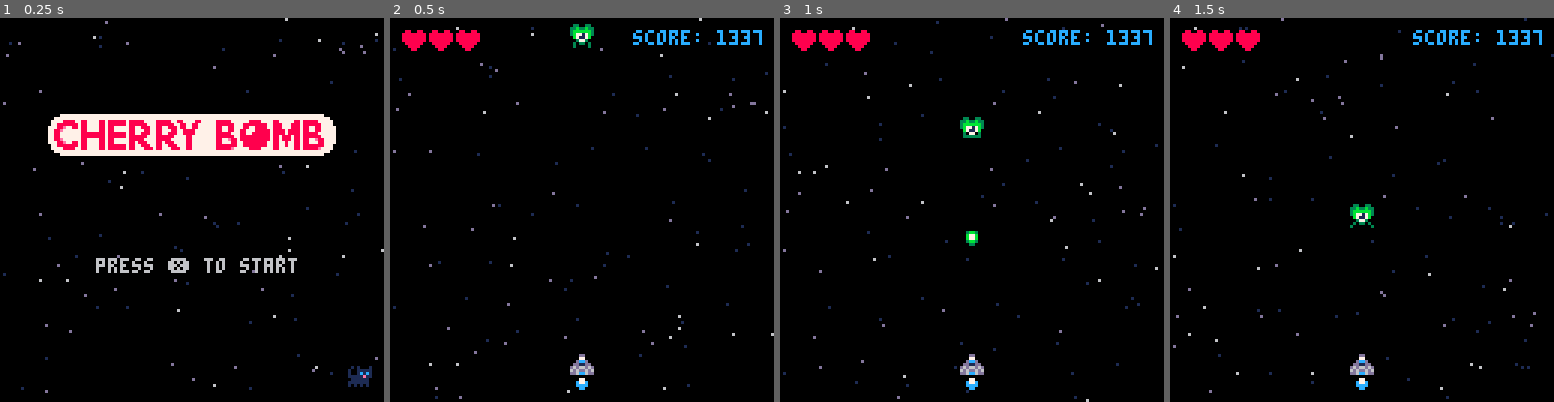
Above: before the commit, frames 1-4 (left to right).
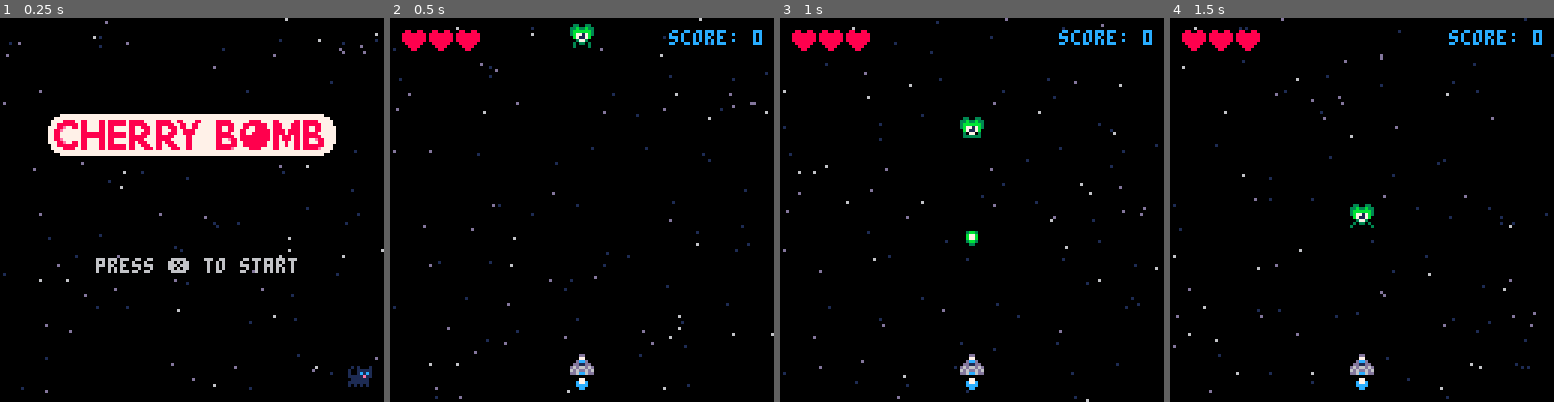
Above: after the commit, the same moments.

Repository: salty-max/cherry-bomb
Game: PICO-8 cartridge cherry.p8
Same seed, same stepped clock (60 frames per second), same inputs: the game is played once before the commit and once after it.
Inputs:
- Up to frame 1 (0.25 s): no input
- Up to frame 2 (0.5 s): tap X (X key) at 0.33 s
- Up to frame 3 (1 s): tap O (Z key) at 0.7 s
- Up to frame 4 (1.5 s): tap X (X key) at 1.07 s

Frame 1 is identical in both runs. In frame 2, 0.6% of the frame differs, in the area x 63-97%, y 3-8%; in frame 3, 0.6%; in frame 4, 0.6%.

Commit message:
feat: better boom boom

Diff:
--- a/src/draw.lua
+++ b/src/draw.lua
@@ -77,12 +77,36 @@
 end
 
 function draw_explos()
-  for ex in all(explos) do
-    ex.age += 0.2
-    spr(80 + flr(ex.age) * 2, ex.x, ex.y, 2, 2)
+  for pt in all(parts) do
+    local pc = 7
 
-    if ex.age > 5 then
-      del(explos, ex)
+    if pt.age > 20 then
+      pc = 5
+    elseif pt.age > 15 then
+      pc = 2
+    elseif pt.age > 12 then
+      pc = 8
+    elseif pt.age > 10 then
+      pc = 9
+    elseif pt.age > 7 then
+      pc = 10
+    end
+
+    circfill(pt.x, pt.y, pt.r, pc)
+    pt.x += pt.sx
+    pt.y += pt.sy
+
+    -- gradually slow down particles
+    pt.sx *= 0.85
+    pt.sy *= 0.85
+
+    pt.age += 1
+
+    if pt.age > pt.max_age then
+      pt.r -= 0.5
+      if pt.r < 0 then
+        del(parts, pt)
+      end
     end
   end
 end
--- a/src/juice.lua
+++ b/src/juice.lua
@@ -9,9 +9,24 @@
 end
 
 function explode(x, y)
-  add(explos, {
+  add(parts, {
     x = x,
     y = y,
+    sx = 0,
+    sy = 0,
+    r = 8,
     age = 0,
+    max_age = 0
   })
+  for i = 1, 30 do
+    add(parts, {
+      x = x,
+      y = y,
+      sx = (rnd() - 0.5) * 4,
+      sy = (rnd() - 0.5) * 4,
+      r = 1 + rnd(4),
+      age = rnd(2),
+      max_age = 10 + rnd(20)
+    })
+  end
 end
--- a/src/main.lua
+++ b/src/main.lua
@@ -34,9 +34,9 @@
   mobs= {}
   spawn_mob()
 
-  explos = {}
+  parts = {}
 
-  score = 1337
+  score = 0
   lives = 3
   max_lives = 3
   invul = 0
--- a/src/update.lua
+++ b/src/update.lua
@@ -69,7 +69,7 @@
       sfx(2)
       del(mobs, m)
       score += 10
-      explode(m.x - 4, m.y - 4)
+      explode(m.x + 4, m.y + 4)
       spawn_mob()
     end
 
